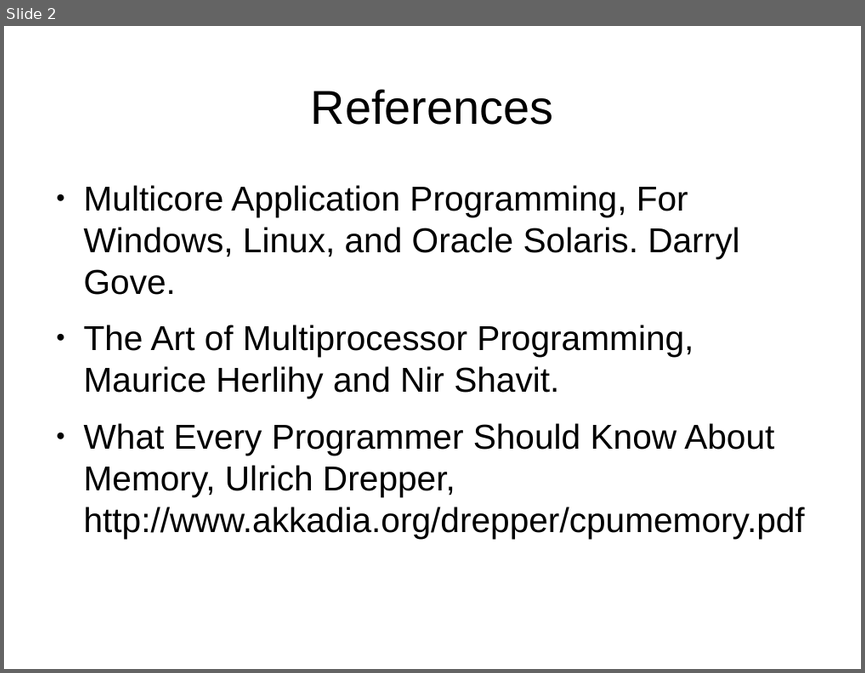
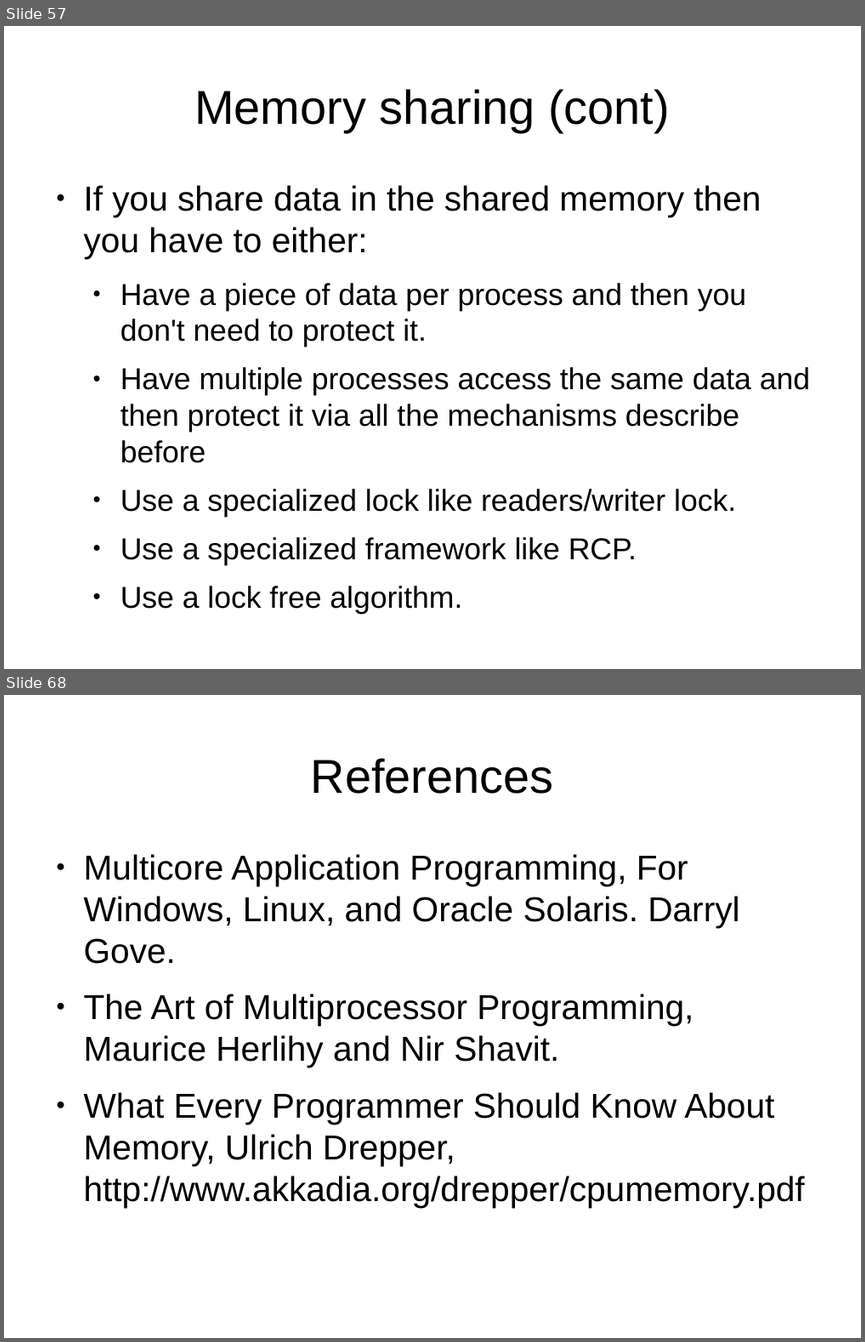
Before and after one commit to veltzer/demos, a slide deck: cpp/multi_core/multicore.odp. Shown one above the other, each under a label of ours: slide 2 before the commit, slides 57 and 68 after it; the slides between them are not shown. The pictures are 865x673 and 865x1342 pixels, drawn with LibreOffice and Linux fonts; fonts in the diff are those of the drawing. Boxes give left, top, right and bottom in pixels: in the first picture for what was removed or moved away, otherwise in the second. Text is boxed around its words. In the diff, an @@ line names an element or a change of style, - is before the commit and + after.

```diff
--- a/cpp/multi_core/multicore.odp
+++ b/cpp/multi_core/multicore.odp
@@ slide 57 added at (4,26,861,669), background #FFFFFF @@
@@ title added at (194,89,670,132), 44 pt, text #000000 @@
+Memory sharing (cont)
@@ text added at (84,185,810,613), 28 pt, text #000000 @@
+● If you share data in the shared memory then you have to either:
+  ● Have a piece of data per process and then you don't need to protect it.
+  ● Have multiple processes access the same data and then protect it via all the mechanisms describe before
+  ● Use a specialized lock like readers/writer lock.
+  ● Use a specialized framework like RCP.
+  ● Use a lock free algorithm.
@@ what was slide 2 is now slide 68 @@
```
Also in this commit, not shown: 65 other slides added, 1 slide removed, 11 other files.
